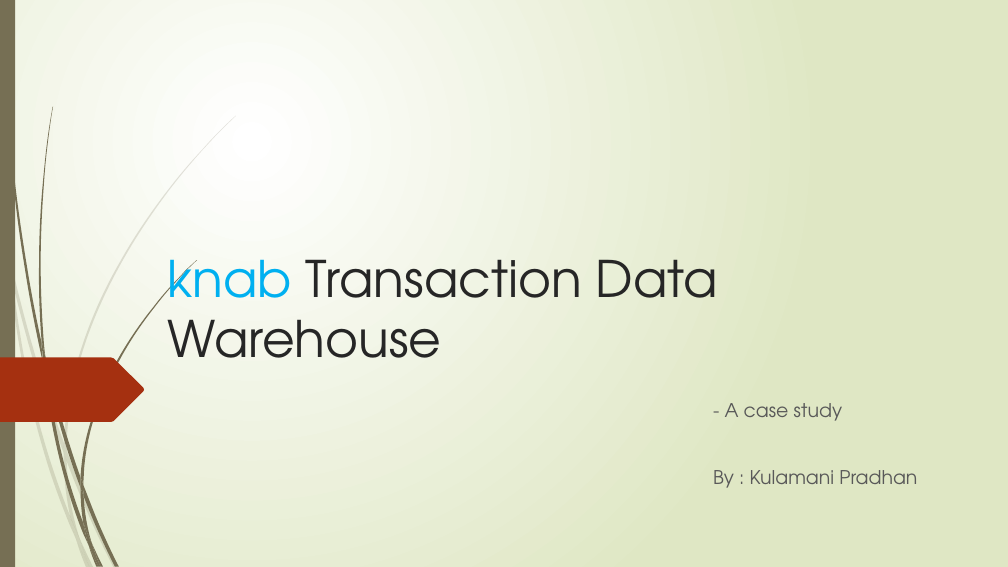
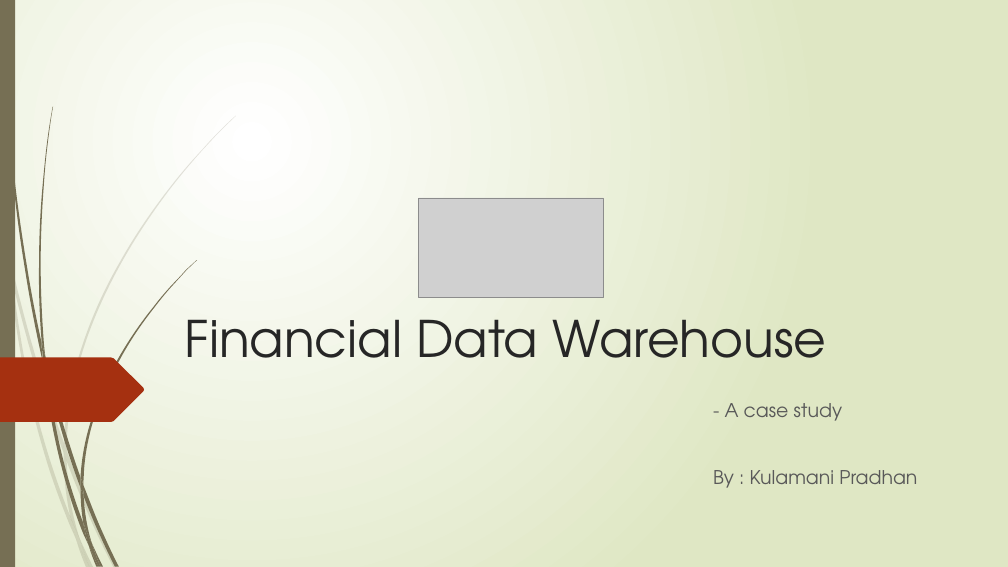
Before and after one commit to Kulamanipradhan0/knab_dwh, a slide deck: slide 1 of KPradhan_Knab_DWH_Presentation.pptx. Drawn at 1008x567 pixels with LibreOffice and Linux fonts; fonts in the diff are those of the drawing; grey boxes stand for pictures. Boxes give left, top, right and bottom in pixels: in the first picture for what was removed or moved away, otherwise in the second. Text is boxed around its words. In the diff, an @@ line names an element or a change of style, - is before the commit and + after.

```diff
--- a/KPradhan_Knab_DWH_Presentation.pptx
+++ b/KPradhan_Knab_DWH_Presentation.pptx
@@ picture added at (x1=419, y1=198, x2=604, y2=298) @@
@@ title at (x1=185, y1=319, x2=826, y2=358): text changed @@
-knab Transaction Data Warehouse
+Financial Data Warehouse
```
Also in this commit, not shown: 7 other slides changed, 2 slides added, 1 slide removed, 1 other file.
